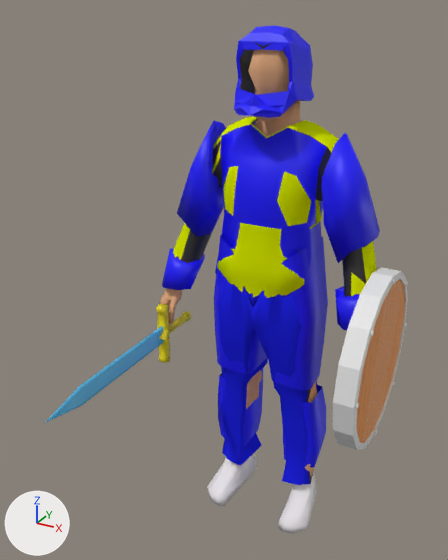
The Blender file Blender Assets/Characters/male_character.blend: old version first, new version second.
The view is the same before and after, from a 50 mm lens placed at (0.814, -1.826, 1.825), pointed at (-0.041, -0.271, 1.047). Lighting does not change. The marker at lower left points along +X, +Y and +Z.

The older version as bpy lines, for what is in view:
```python
ob_leggingsmetal = bpy.data.objects.new('LeggingsMetal', me_leggings_001)
ob_leggingsmetal.location = (0.003, -0.018, 0.074)
ob_leggingsmetal.rotation_euler = (3.142, 0.0, 0.0)  # degrees (180, 0, 0)
ob_leggingsmetal.scale = (-1.06, -1.27, -1.02)
ob_platebody = bpy.data.objects.new('PlateBody', me_cube_002)
ob_platebody.location = (0.007, -0.022, 0.074)
ob_platebody.rotation_euler = (3.142, 0.0, 0.0)  # degrees (180, 0, 0)
ob_platebody.scale = (-1.0, -1.0, -1.0)
ob_shirt = bpy.data.objects.new('Shirt', me_cube_001)
ob_shirt.location = (0.003, -0.016, 0.015)
ob_shirt.scale = (1.0, 1.06, 1.0)
ob_shoes = bpy.data.objects.new('Shoes', me_shoes)
ob_shoes.location = (0.003, 0.0, 0.074)
ob_sword = bpy.data.objects.new('Sword', me_cube_004)
ob_sword.location = (-0.337, -0.112, 0.741)
# also in view: 'Pants' at (0.003, -0.017, 0.61); 'Person' at (0.004, -0.033, 0.877); 'Helmet' at (0.0, -0.062, 1.655); 'Shield' at (0.401, -0.118, 0.815)
```
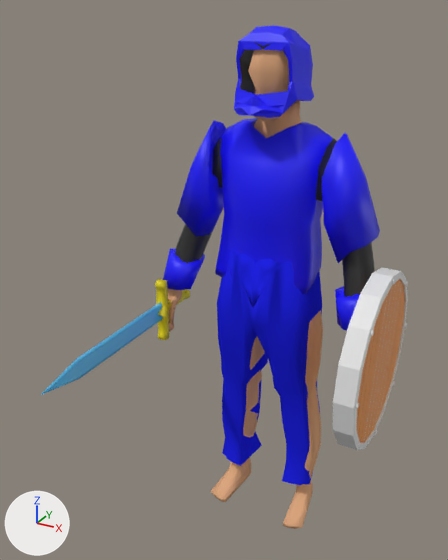
Location of each change, (x1, y1, x2, y2) in pixels of the pictures (448 x 560 px):
'LeggingsMetal', deleted (blue)
    before: (214, 234, 328, 484)
    faces in mat_armormetal (blue #0b00ff): (214, 234, 328, 467)
'Shirt', hidden (yellow)
    before: (173, 117, 377, 298)
'Sword', moved
    before: (45, 303, 191, 423)
    after: (41, 279, 190, 395)
'Shoes', deleted
    before: (207, 454, 316, 534)

The change in detail:
Object 'Shirt' (ob_shirt) turns from (0, 0, 0) to (180, 0, 0) degrees about x, y and z.
Object 'Shirt' (ob_shirt) is rescaled from (1.0, 1.06, 1.0) to (-1.0, -1.06, -1.0).
Object 'Shirt' (ob_shirt) is now hidden.
Object 'Shoes' (ob_shoes) is deleted.
Object 'LeggingsMetal' (ob_leggingsmetal) is deleted.
Object 'Sword' (ob_sword) moves from (-0.337, -0.112, 0.741) to (-0.337, -0.112, 0.837).
